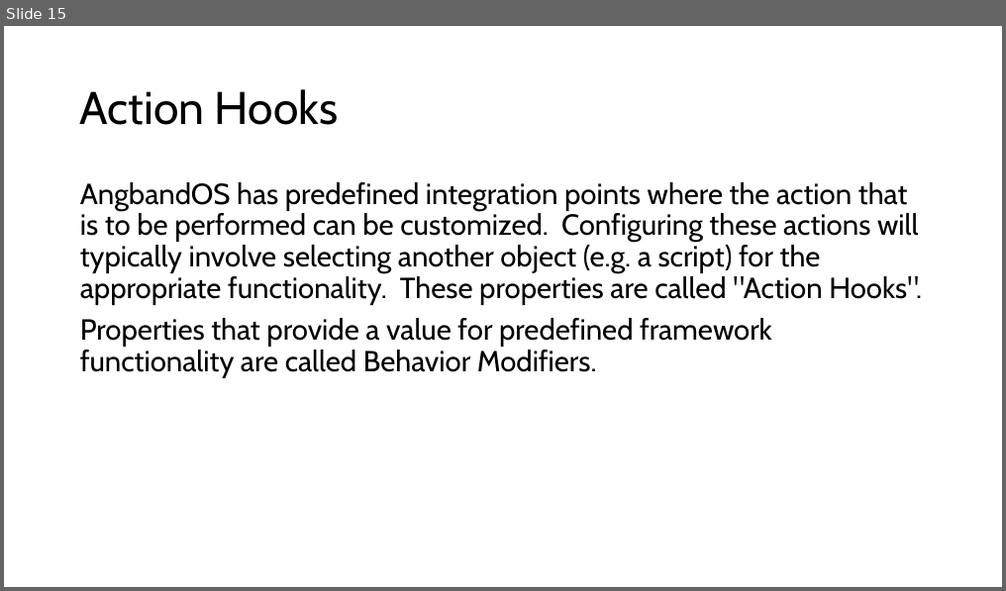
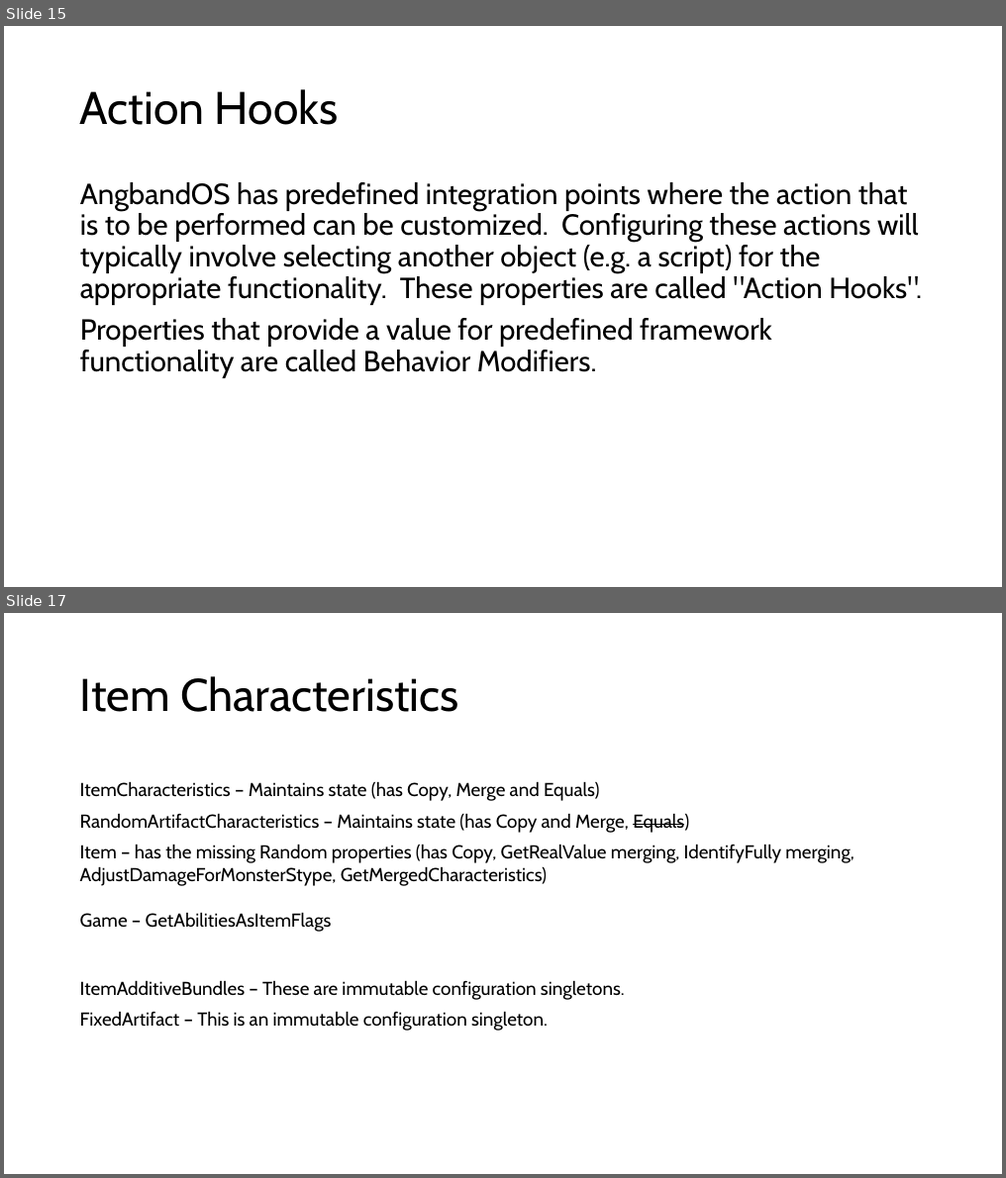
Before and after one commit to marcjohnston/AngbandOS, a slide deck: Documents/Object Property Design and Binding.pptx. Shown one above the other, each under a label of ours: slide 15 before the commit, slides 15 and 17 after it; the slides between them are not shown. The pictures are 1006x591 and 1006x1178 pixels, drawn with LibreOffice and Linux fonts; fonts in the diff are those of the drawing. Boxes give left, top, right and bottom in pixels: in the first picture for what was removed or moved away, otherwise in the second. Text is boxed around its words. In the diff, an @@ line names an element or a change of style, - is before the commit and + after.

Commit message:
Updated Keystroke and ItemCharacteristics slides.

```diff
--- a/Documents/Object Property Design and Binding.pptx
+++ b/Documents/Object Property Design and Binding.pptx
@@ slide 17 added at box(4, 613, 1002, 1174), background #FFFFFF @@
@@ title added at box(80, 676, 459, 712), 44 pt, text #000000 @@
+Item Characteristics
@@ text added at box(80, 781, 854, 1031), 18 pt, text #000000 @@
+ItemCharacteristics – Maintains state (has Copy, Merge and Equals)
+RandomArtifactCharacteristics – Maintains state (has Copy and Merge, Equals)
+Item – has the missing Random properties (has Copy, GetRealValue merging, IdentifyFully merging, AdjustDamageForMonsterStype, GetMergedCharacteristics)
+Game – GetAbilitiesAsItemFlags
+ItemAdditiveBundles – These are immutable configuration singletons.
+FixedArtifact – This is an immutable configuration singleton.
```
Also in this commit, not shown: 1 slide changed.
